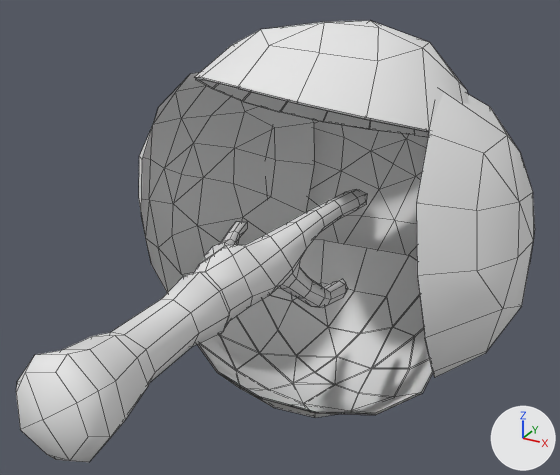
Renders of the FBX model assets/FBX/tree01.fbx from each side of a commit.
One viewpoint serves both versions: a camera (50 mm lens) standing at (2.24, -2.01, 2.04) and looking at (0.0, 2.08, 0.0). Every picture has the same lights, and +X, +Y and +Z are marked at lower right. Mesh edges are drawn as thin lines.

In view in the first picture: 'tree01'.
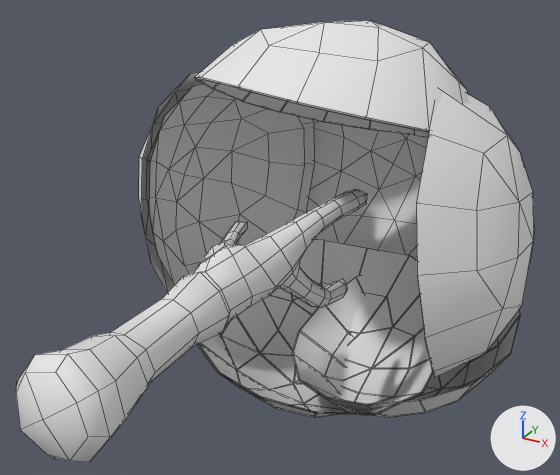
The newer file is also turned or shifted as a whole; pictures and numbers use the older file's frame.

The change, as a diff of the scene's bpy script:
```diff
--- a/assets/FBX/tree01.fbx.py
+++ b/assets/FBX/tree01.fbx.py
@@ me_cube_012 @@
 me_cube_012.from_pydata(...)  # 663 vertices, 688 faces; spans x -1.49..1.5, y -0.07..4.09, z -1.63..1.34
 # used by ob_tree01; location = (0.0, 0.0, 0.0)
+# me_cube_012 part 1: the loose piece of 45 vertices spanning x -1.49..-0.53, y 1.92..3.68, z -1.11..0.93 is copied, and the copy is scaled about its middle by 0.899, then moved by (-0.01, 0.01, 0.0); it spans x -1.44..-0.59, y 2.02..3.6, z -1.0..0.83
+# me_cube_012 part 2: the loose piece of 45 vertices spanning x -1.06..0.98, y 1.87..3.61, z -1.62..-0.62 is copied, and the copy is moved by (0.01, 0.0, 0.0); it spans x -1.05..0.98, y 1.87..3.61, z -1.62..-0.62
+# me_cube_012 part 3: the loose piece of 45 vertices spanning x -1.06..0.98, y 1.87..3.61, z -1.62..-0.62 is copied, and the copy is turned -22.2 degrees about the y axis through its middle and scaled by 0.921, then moved by (0.68, 0.2, 0.0); it spans x -0.32..1.46, y 2.14..3.74, z -1.64..-0.47
+# me_cube_012 part 4: the loose piece of 45 vertices spanning x -1.06..0.98, y 1.87..3.61, z -1.62..-0.62 is copied, and the copy is turned -22.2 degrees about the y axis through its middle and scaled by 0.912, then moved by (0.69, 0.2, 0.0); it spans x -0.3..1.46, y 2.15..3.73, z -1.62..-0.47
 me_cube_012.materials.append(mat_tree01)
```

Where the change shows, as pixel boxes [x1, y1, x2, y2] in the pictures (560 x 475 px):
part 1 of me_cube_012, added
    after: [146, 84, 304, 285]
part 2 of me_cube_012, added
    after: [199, 240, 433, 414]
part 3 of me_cube_012, added
    after: [292, 278, 520, 418]
part 4 of me_cube_012, added
    after: [293, 276, 520, 406]
